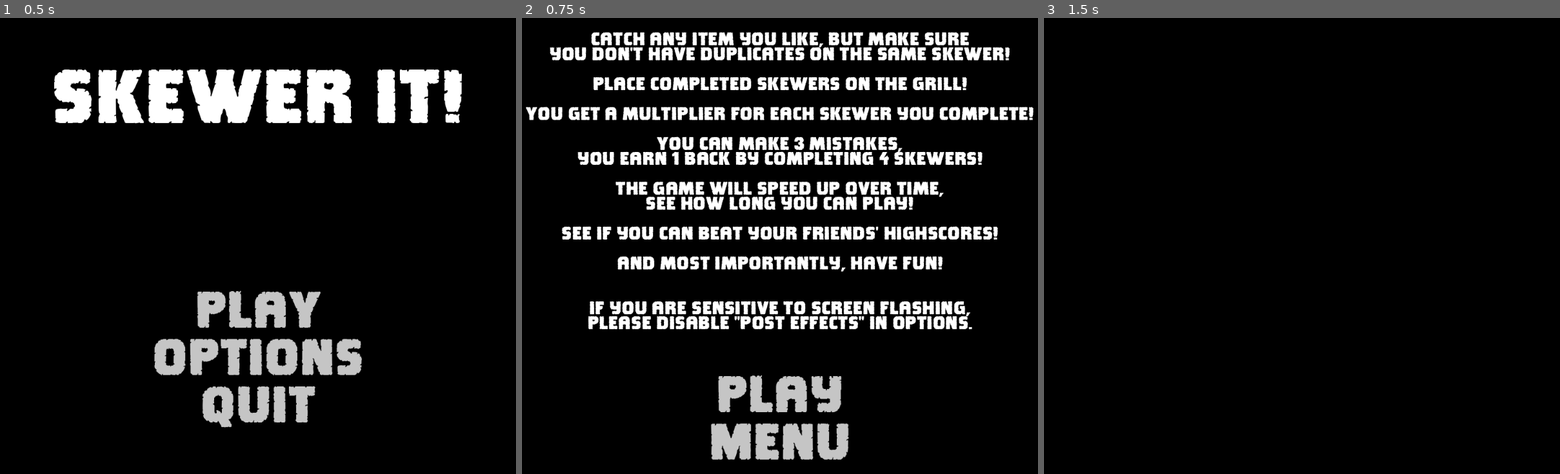
Above: before the commit, frames 1-3 (left to right).
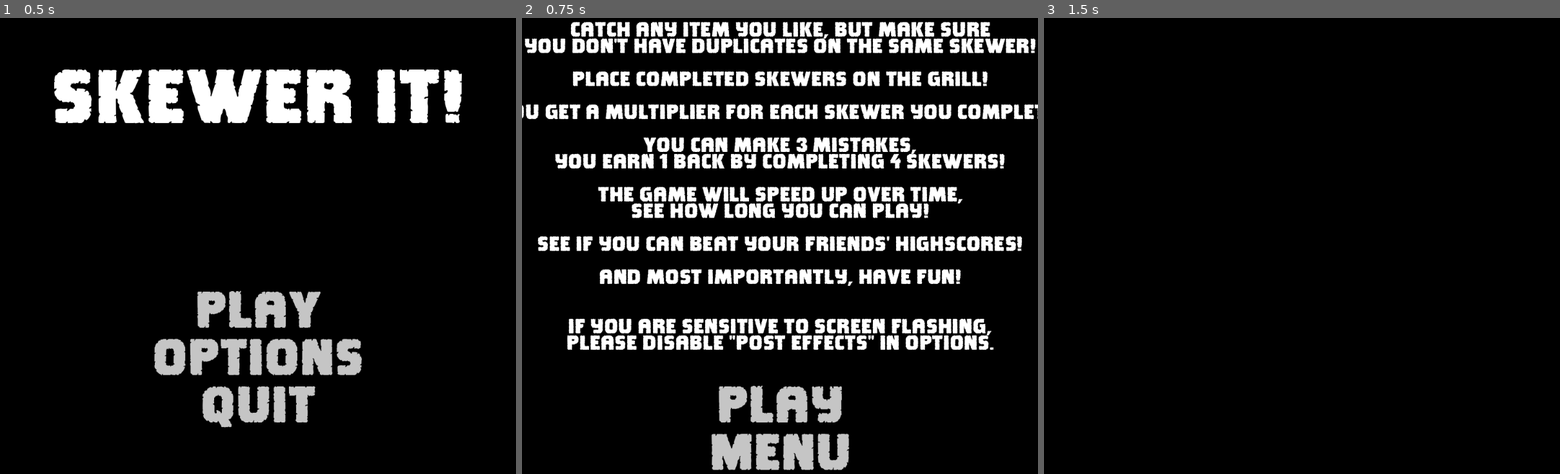
Above: after the commit, the same moments.

Repository: MichaelDawe/skewer_it
Game: Godot game, scene res://main.tscn
Same seed, same stepped clock (60 frames per second), same inputs: the game is played once before the commit and once after it.
Inputs:
- Up to frame 1 (0.5 s): no input
- Up to frame 2 (0.75 s): click "PLAY" at 0.5 s
- Up to frame 3 (1.5 s): click "MENU" at 1.25 s

Frame 1 is identical in both runs. In frame 2, 31% of the frame differs, in the area x 0-100%, y 0-100%; in frame 3, nothing differs.
Error before the commit: Attempt to call function 'update_hud' in base 'null instance' on a null instance. (res://main.gd:257)
Error after the commit: Attempt to call function 'update_hud' in base 'null instance' on a null instance. (res://main.gd:335)

Commit message:
added stats logic

Diff:
--- a/Stats.gd
+++ b/Stats.gd
@@ -3,7 +3,54 @@
 
 # Called when the node enters the scene tree for the first time.
 func _ready():
-	pass # Replace with function body.
+	# initialize everything
+	var maxBonus = 0.0
+	var gameTime = 0
+	var totalScore = 0
+	var longestGame = 0
+	var totalPieces = 0
+	var totalSkewers = 0
+	var totalMistakes = 0
+	# set everything
+	if(FileAccess.file_exists("user://maxBonus.res")):
+		var file = FileAccess.open("user://maxBonus.res", FileAccess.READ)
+		maxBonus = file.get_float()
+		file.close()
+	if(FileAccess.file_exists("user://gameTime.res")):
+		var file = FileAccess.open("user://gameTime.res", FileAccess.READ)
+		gameTime = file.get_32()
+		file.close()
+	if(FileAccess.file_exists("user://totalScore.res")):
+		var file = FileAccess.open("user://totalScore.res", FileAccess.READ)
+		totalScore = file.get_32()
+		file.close()
+	if(FileAccess.file_exists("user://longestGame.res")):
+		var file = FileAccess.open("user://longestGame.res", FileAccess.READ)
+		longestGame = file.get_32()
+		file.close()
+	if(FileAccess.file_exists("user://totalPieces.res")):
+		var file = FileAccess.open("user://totalPieces.res", FileAccess.READ)
+		totalPieces = file.get_32()
+		file.close()
+	if(FileAccess.file_exists("user://totalSkewers.res")):
+		var file = FileAccess.open("user://totalSkewers.res", FileAccess.READ)
+		totalSkewers = file.get_32()
+		file.close()
+	if(FileAccess.file_exists("user://totalMistakes.res")):
+		var file = FileAccess.open("user://totalMistakes.res", FileAccess.READ)
+		totalMistakes = file.get_32()
+		file.close()
+	# assign everything
+	$VBoxContainer/Stats.set_text("
+TOTAL GAME TIME: [right]" + format_seconds(gameTime) + "[/right]
+LONGEST GAME: [right]" + format_seconds(longestGame) + "[/right]
+TOTAL SCORE: [right]" + str(totalScore) + "[/right]
+TOTAL PIECES COLLECTED: [right]" + str(totalPieces) + "[/right]
+TOTAL SKEWERS COMPLETED:        [right]" + str(totalSkewers) + "[/right]
+TOTAL MISTAKES: [right]" + str(totalMistakes) + "[/right]
+HIGHEST BONUS: [right]" + str(maxBonus) + "[/right]
+BEST HIGHSCORE: [right]" + str(int(get_node("/root/main").highscore))
+)
 
 
 # Called every frame. 'delta' is the elapsed time since the previous frame.
@@ -15,3 +62,18 @@
 	var menu = preload("res://menu.tscn").instantiate()
 	get_node("/root/main").add_child(menu)
 	queue_free()
+
+func format_seconds(s):
+	var seconds = s
+	var minutes = 0
+	var hours = 0
+
+	while seconds > 60:
+		minutes += 1
+		seconds -= 60
+
+	while minutes > 60:
+		hours += 1
+		minutes -= 60
+
+	return str(hours) + "H " + str(minutes) + "M"
--- a/Stats.tscn
+++ b/Stats.tscn
@@ -46,48 +46,30 @@
 size_flags_vertical = 3
 theme_override_styles/separator = SubResource("StyleBoxFlat_3ho2a")
 
-[node name="Title" type="RichTextLabel" parent="VBoxContainer"]
-material = SubResource("ShaderMaterial_wsy2u")
-layout_mode = 2
-size_flags_horizontal = 4
-size_flags_vertical = 4
-theme_override_fonts/normal_font = ExtResource("1_gs56o")
-theme_override_font_sizes/normal_font_size = 100
-bbcode_enabled = true
-text = "STATS:"
-fit_content = true
-scroll_active = false
-autowrap_mode = 0
-
-[node name="MiddleSpacer" type="HSeparator" parent="VBoxContainer"]
-layout_mode = 2
-size_flags_vertical = 3
-theme_override_styles/separator = SubResource("StyleBoxFlat_xabn0")
-
 [node name="Stats" type="RichTextLabel" parent="VBoxContainer"]
 material = SubResource("ShaderMaterial_wsy2u")
 layout_mode = 2
 size_flags_horizontal = 4
 size_flags_vertical = 4
 theme_override_fonts/normal_font = ExtResource("1_gs56o")
-theme_override_font_sizes/normal_font_size = 36
+theme_override_font_sizes/normal_font_size = 40
 bbcode_enabled = true
-text = "TOTAL GAME TIME (HOURS):
-LONGEST GAME (MINUTES):
+text = "TOTAL GAME TIME:
+LONGEST GAME:
 TOTAL SCORE:
 TOTAL PIECES COLLECTED:
+TOTAL SKEWERS COMPLETED:
 TOTAL MISTAKES:
 HIGHEST BONUS:
 HIGHSCORE:
 AVERAGE SCORE:
-AVERAGE SCORE, WHEN FAILED:
 TOTAL SCREEN TAPS:
 "
 fit_content = true
 scroll_active = false
 autowrap_mode = 0
 
-[node name="MiddleSpacer2" type="HSeparator" parent="VBoxContainer"]
+[node name="MiddleSpacer" type="HSeparator" parent="VBoxContainer"]
 layout_mode = 2
 size_flags_vertical = 3
 theme_override_styles/separator = SubResource("StyleBoxFlat_xabn0")
--- a/main.gd
+++ b/main.gd
@@ -37,6 +37,14 @@
 var shaderTime = 0.0 # separate time for shader to seamlessly apply speed effects
 var audio = 2 # 0 = mute, 1 = fx only, 2 = fx and music
 var catchYourBreath = true
+# stats
+var totalGameTime = 0.0
+var maxBonus = 0.0
+var totalScore = 0
+var longestGame = 0.0
+var totalPieces = 0
+var totalSkewers = 0
+var totalMistakes = 0
 
 # Called when the node enters the scene tree for the first time.
 func _ready():
@@ -93,7 +101,9 @@
 
 	# process pause signal
 	if(mode == 1):
-		# text to explain the slow mo effect the first time
+		# stats
+		totalGameTime += delta
+		# text to explain the slow mo effect
 		# potentially wasteful way to do it, running every frame
 		if(backRed > 0.1):
 			if(catchYourBreath):
@@ -197,8 +207,50 @@
 	for n in $Skewer.get_children():
 		n.position.y = -1024
 
+func save_stats():
+	var file
+	# total game time
+	file = FileAccess.open("user://gameTime.res", FileAccess.WRITE)
+	file.store_32(totalGameTime)
+	file.close()
+	# max bonus
+	maxBonus = 0.0
+	if(FileAccess.file_exists("user://maxBonus.res")):
+		file = FileAccess.open("user://maxBonus.res", FileAccess.READ)
+		maxBonus = file.get_float()
+		file.close()
+	if(bonus - 1.0 > maxBonus):
+		file = FileAccess.open("user://maxBonus.res", FileAccess.WRITE)
+		file.store_float(bonus - 1.0)
+		file.close()
+	# total score
+	file = FileAccess.open("user://totalScore.res", FileAccess.WRITE)
+	file.store_32(totalScore)
+	file.close()
+	# longest game
+	if(FileAccess.file_exists("user://longestGame.res")):
+		file = FileAccess.open("user://longestGame.res", FileAccess.READ)
+		longestGame = file.get_32()
+		file.close()
+	if(playTime > longestGame):
+		file = FileAccess.open("user://longestGame.res", FileAccess.WRITE)
+		file.store_32(playTime)
+		file.close()
+	# total pieces
+	file = FileAccess.open("user://totalPieces.res", FileAccess.WRITE)
+	file.store_32(totalPieces)
+	file.close()
+	# total skewers
+	file = FileAccess.open("user://totalSkewers.res", FileAccess.WRITE)
+	file.store_32(totalSkewers)
+	file.close()
+	# total mistakes
+	file = FileAccess.open("user://totalMistakes.res", FileAccess.WRITE)
+	file.store_32(totalMistakes)
+	file.close()
+
 func pause():
-	pass
+	save_stats()
 
 func quit_to_menu():
 	grillAnim = false
@@ -236,6 +288,32 @@
 	sparks = 0
 
 func play():
+	# stats
+	# total game time
+	if(FileAccess.file_exists("user://gameTime.res")):
+		var file = FileAccess.open("user://gameTime.res", FileAccess.READ)
+		totalGameTime = file.get_32()
+		file.close()
+	# total score
+	if(FileAccess.file_exists("user://totalScore.res")):
+		var file = FileAccess.open("user://totalScore.res", FileAccess.READ)
+		totalScore = file.get_32()
+		file.close()
+	# total pieces
+	if(FileAccess.file_exists("user://totalPieces.res")):
+		var file = FileAccess.open("user://totalPieces.res", FileAccess.READ)
+		totalPieces = file.get_32()
+		file.close()
+	# total skewers
+	if(FileAccess.file_exists("user://totalSkewers.res")):
+		var file = FileAccess.open("user://totalSkewers.res", FileAccess.READ)
+		totalSkewers = file.get_32()
+		file.close()
+	# total mistakes
+	if(FileAccess.file_exists("user://totalMistakes.res")):
+		var file = FileAccess.open("user://totalMistakes.res", FileAccess.READ)
+		totalMistakes = file.get_32()
+		file.close()
 	# because the scene is always loaded some things might need to be run when
 	# re-entering the game after going to menu, and _ready() won't run then.
 	# silly workaround for scoring 0
@@ -276,6 +354,9 @@
 	# make game speed up over time
 	speedBoost += 0.0015
 	update_skewer()
+	# stats
+	totalScore += 1 * bonus
+	totalPieces += 1
 
 func save_highscore():
 	var tempHighScore = 0
@@ -335,6 +416,8 @@
 	caughtPos = 0
 	clear_skewer()
 	if(grillAnim): grillAnimStop = true
+	# stats
+	totalMistakes += 1
 
 func process_input(n, event):
 	# UNCOMMENT BEFORE PUBLISHING!
@@ -449,3 +532,5 @@
 		if(health < 3.0): health += 0.25
 		play_fx(6)
 		get_node("hud").update_hud()
+		# stats
+		totalSkewers += 1
--- a/menu.tscn
+++ b/menu.tscn
@@ -72,7 +72,7 @@
 size_flags_horizontal = 4
 size_flags_vertical = 4
 theme_override_fonts/normal_font = ExtResource("1_pfalr")
-theme_override_font_sizes/normal_font_size = 50
+theme_override_font_sizes/normal_font_size = 40
 fit_content = true
 scroll_active = false
 autowrap_mode = 0
--- a/tutorial.tscn
+++ b/tutorial.tscn
@@ -52,7 +52,7 @@
 size_flags_horizontal = 4
 size_flags_vertical = 4
 theme_override_fonts/normal_font = ExtResource("1_tykps")
-theme_override_font_sizes/normal_font_size = 36
+theme_override_font_sizes/normal_font_size = 40
 bbcode_enabled = true
 text = "[center]Catch any item you like, but make sure
 you don't have duplicates on the same skewer!
